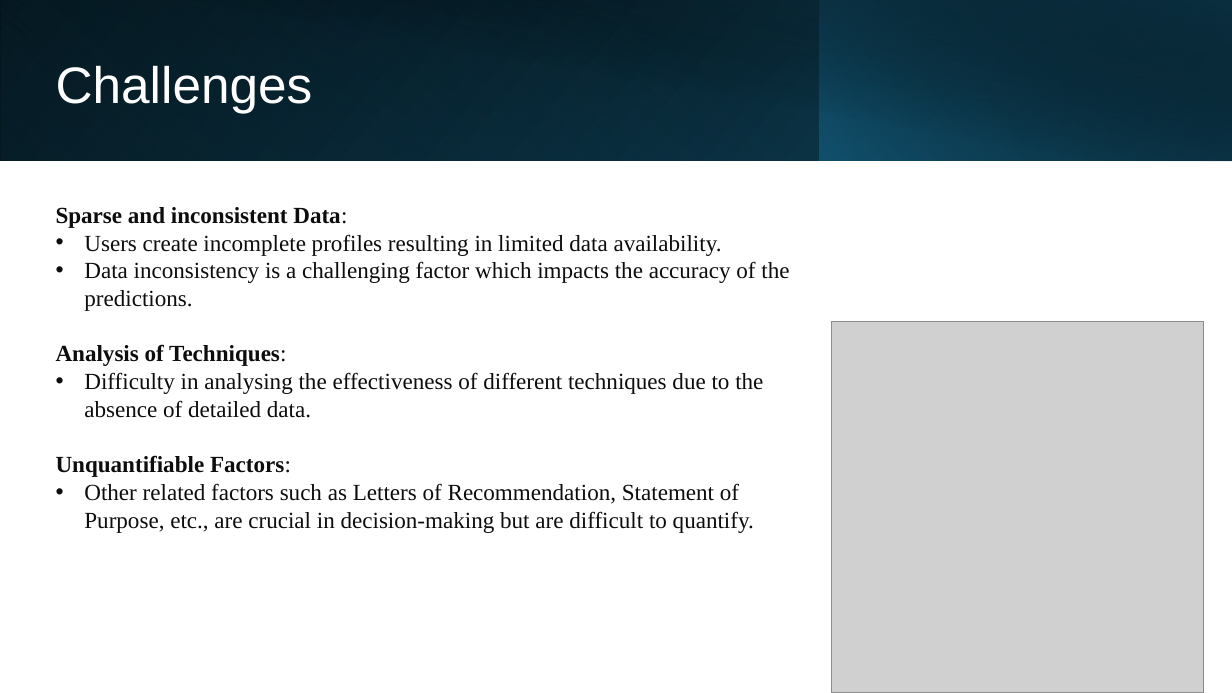
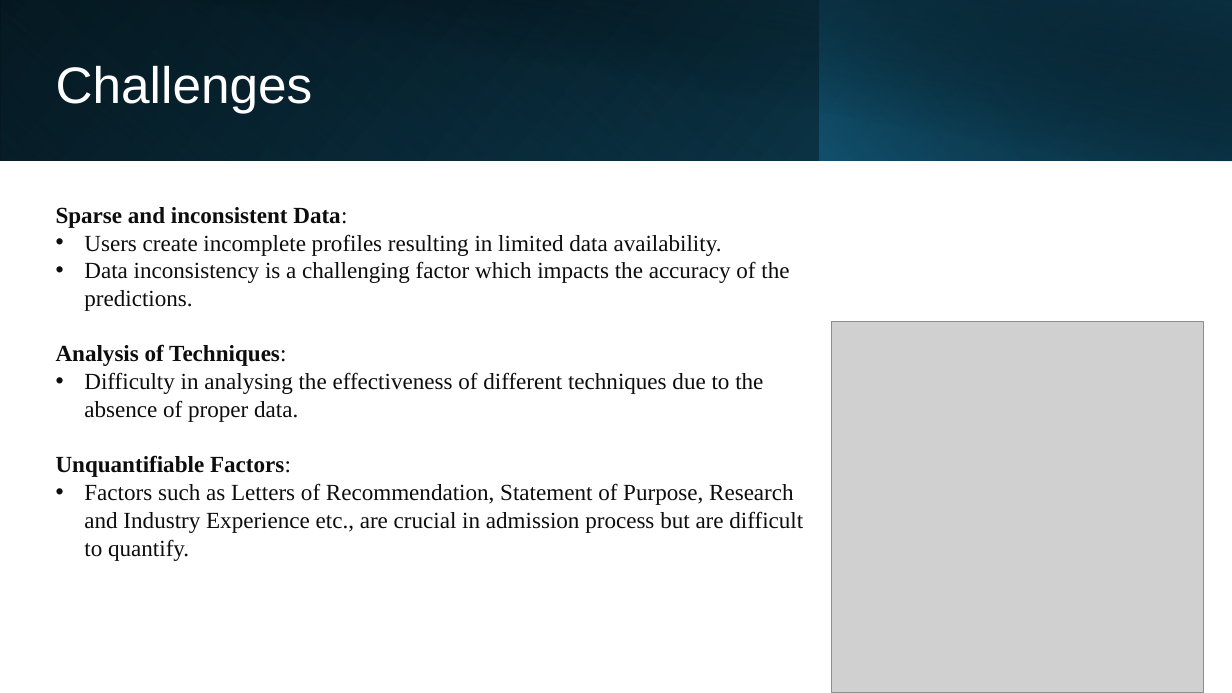
Before and after one commit to mohitsarin-tamu/Gradvisor, a slide deck: slide 3 of Gradvisor.pptx. Drawn at 1232x693 pixels with LibreOffice and Linux fonts; fonts in the diff are those of the drawing; grey boxes stand for pictures. Boxes give left, top, right and bottom in pixels: in the first picture for what was removed or moved away, otherwise in the second. Text is boxed around its words. In the diff, an @@ line names an element or a change of style, - is before the commit and + after.

```diff
--- a/Gradvisor.pptx
+++ b/Gradvisor.pptx
@@ text at (x1=84, y1=372, x2=763, y2=422): text changed @@
-• Difficulty in analysing the effectiveness of different techniques due to the absence of detailed data.
+• Difficulty in analysing the effectiveness of different techniques due to the absence of proper data.
@@ text at (x1=84, y1=483, x2=803, y2=561): text changed @@
-• Other related factors such as Letters of Recommendation, Statement of Purpose, etc., are crucial in decision-making but are difficult to quantify.
+• Factors such as Letters of Recommendation, Statement of Purpose, Research and Industry Experience etc., are crucial in admission process but are difficult to quantify.
```
Also in this commit, not shown: 2 other slides changed.
